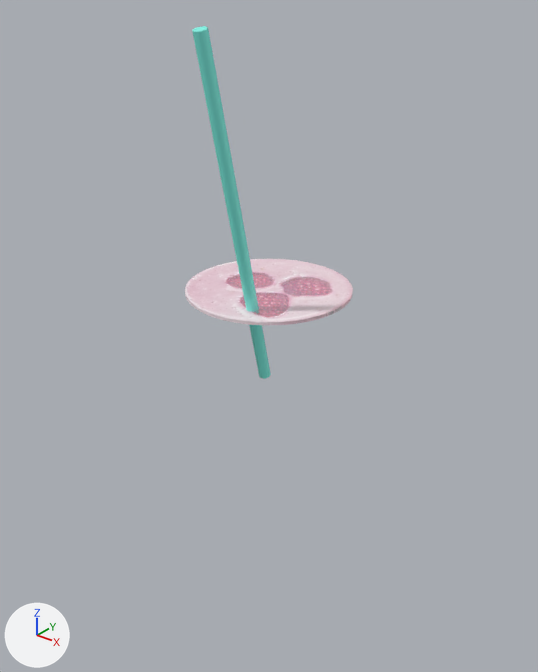
Two versions of the FBX model Assets/BEBIDAS/MODELOS/LICUADO.fbx, one commit apart.
Camera for both pictures: a camera (50 mm lens) standing at (0.158, -0.209, 0.268) and looking at (-0.01, 0.001, 0.138). The lights are fixed; the arrows at lower left show +X, +Y and +Z. Where no turn or scale is listed for an object, it has been applied to the vertices.

The first picture shows 'revolvedSurface2'.
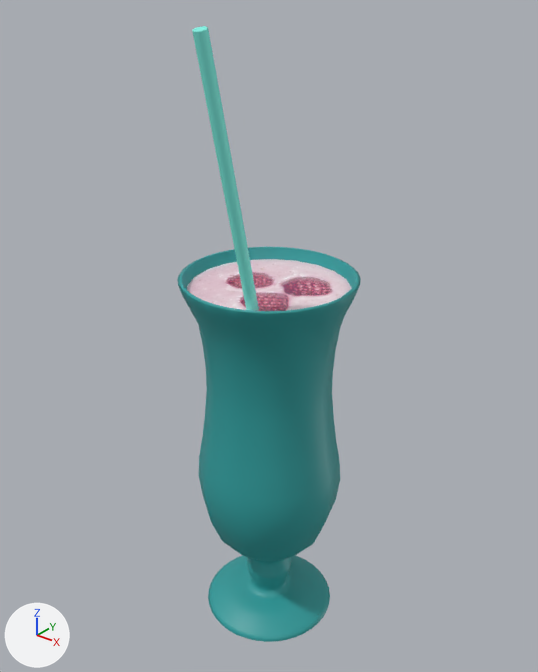
Pixel boxes [x1, y1, x2, y2] of what changed, in the pictures (538 x 672 px):
'nurbsToPoly1', added (cyan): after [177, 247, 361, 642]

The change, as a list of edits to the scene's bpy script:
```text
Add mat_lambert7:
    mat_lambert7 = principled_material('lambert7')
    mat_lambert7.base_color = (0.0262, 0.334, 0.334)  # cyan #2d9c9c
Add me_mesh_001:
    me_mesh_001.from_pydata(...)  # 2015 vertices, 3990 faces; spans x -0.044..0.026, y -0.035..0.035, z -0.001..0.164
    me_mesh_001.materials.append(mat_lambert7)  # cyan #2d9c9c
Add ob_nurbstopoly1:
    ob_nurbstopoly1 = bpy.data.objects.new('nurbsToPoly1', me_mesh_001)
    ob_nurbstopoly1.location = (0.0, 0.0, 0.0)
```
